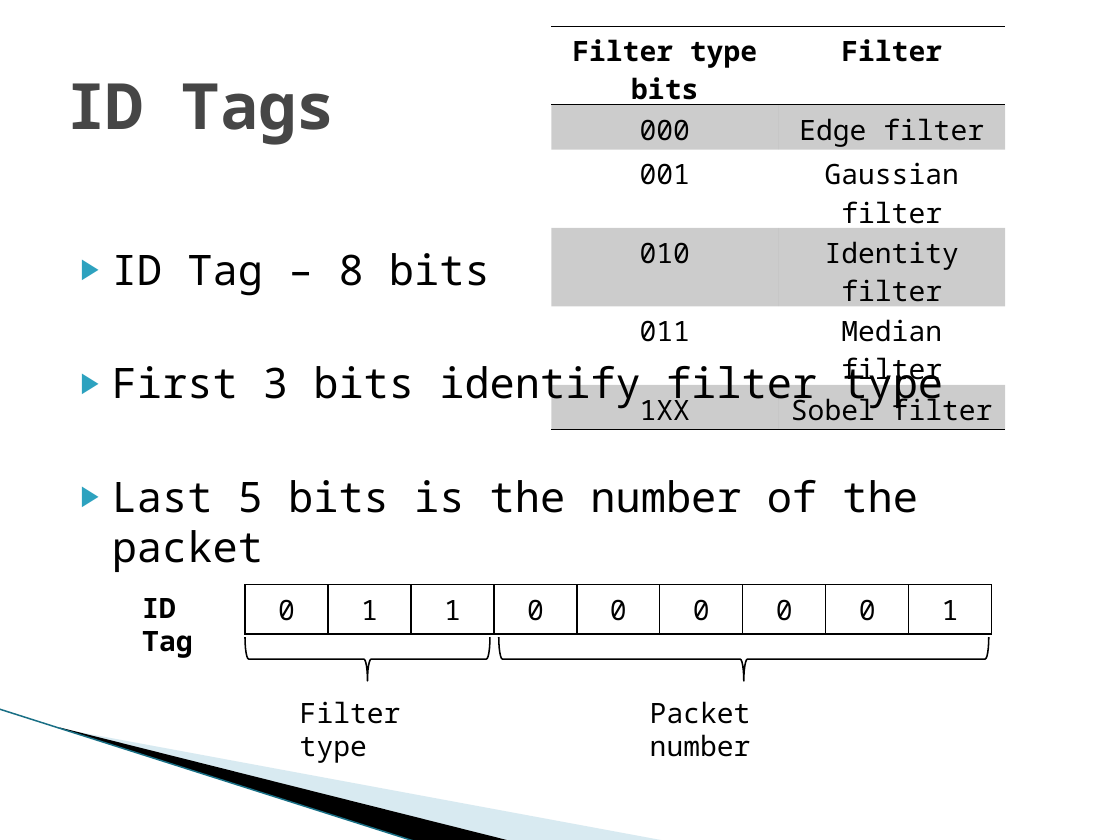
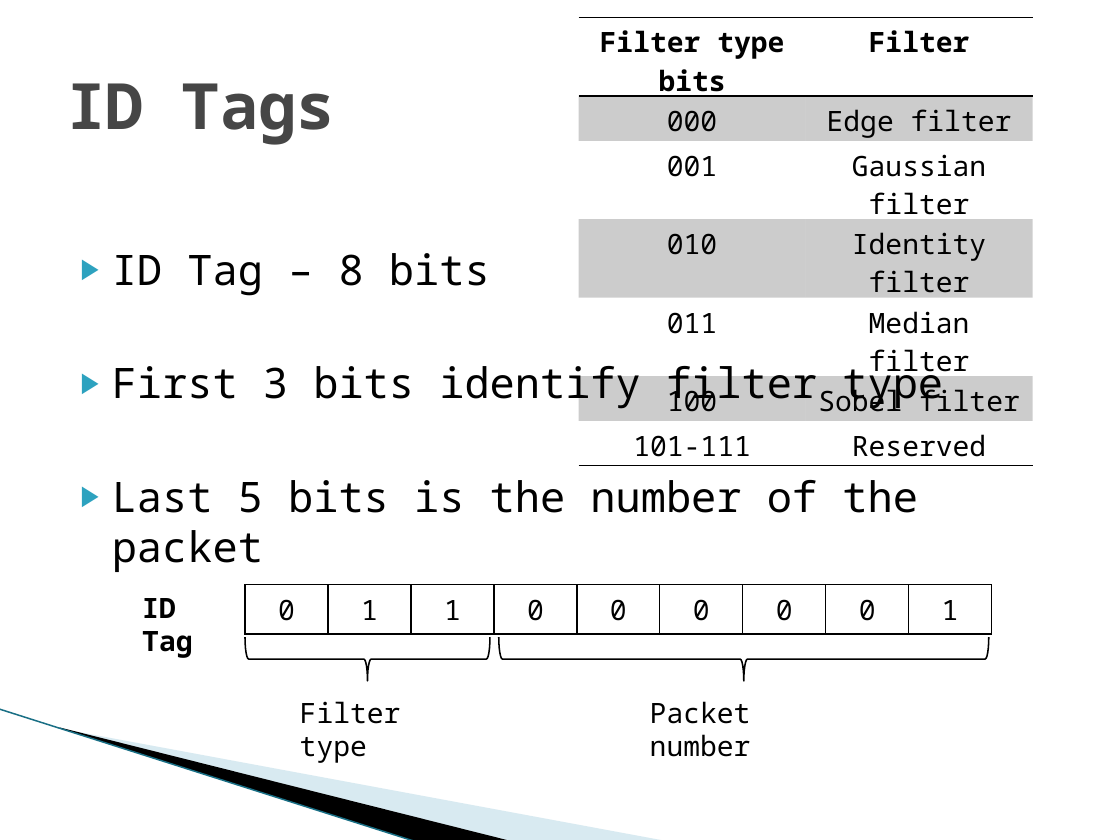
Before and after one commit to nz-Mark-Y/Object-Detection-SoC, a slide deck: slide 5 of documentation/Phase 3.pptx. Drawn at 1120x840 pixels with LibreOffice and Linux fonts; fonts in the diff are those of the drawing; background and template pictures are left out. Boxes give left, top, right and bottom in pixels: in the first picture for what was removed or moved away, otherwise in the second. Text is boxed around its words. In the diff, an @@ line names an element or a change of style, - is before the commit and + after.

```diff
--- a/documentation/Phase 3.pptx
+++ b/documentation/Phase 3.pptx
@@ table at (579,18,1034,461) @@
-row 6: 1XX | Sobel filter
+row 6: 100 | Sobel filter
+row 7: 101-111 | Reserved
@@ table: place and size @@
-table at (551,26,1006,425)
+table at (579,18,1034,461)
```
Also in this commit, not shown: 4 other slides changed, 1 slide removed.
